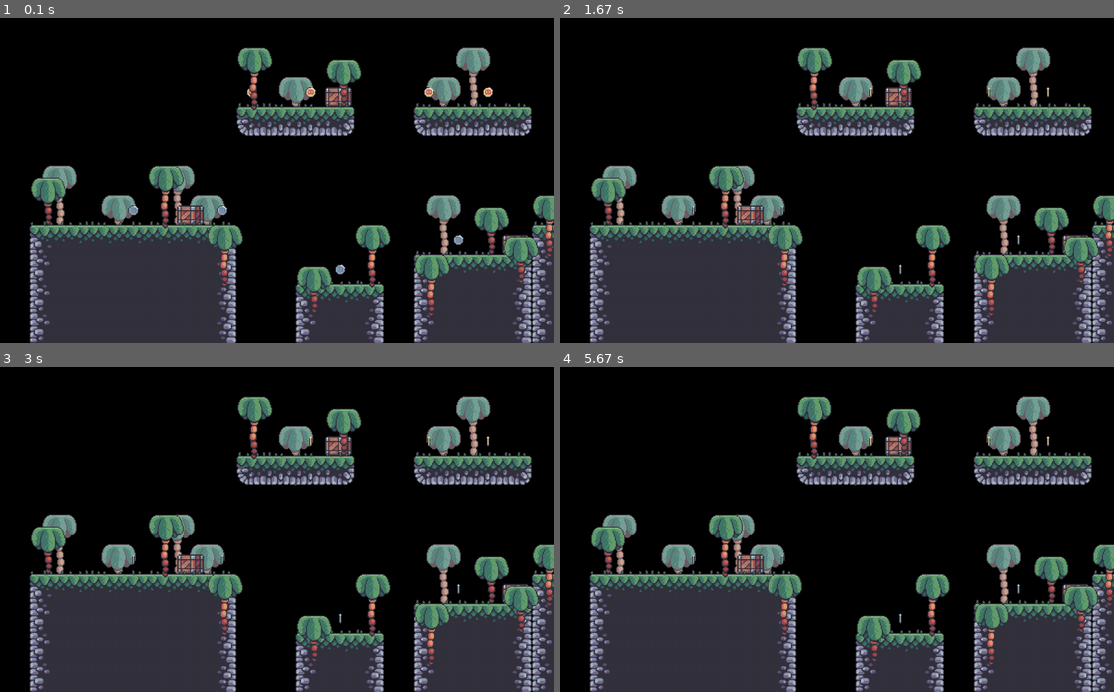
Above: before the commit, frames 1-4 (two rows, left to right).
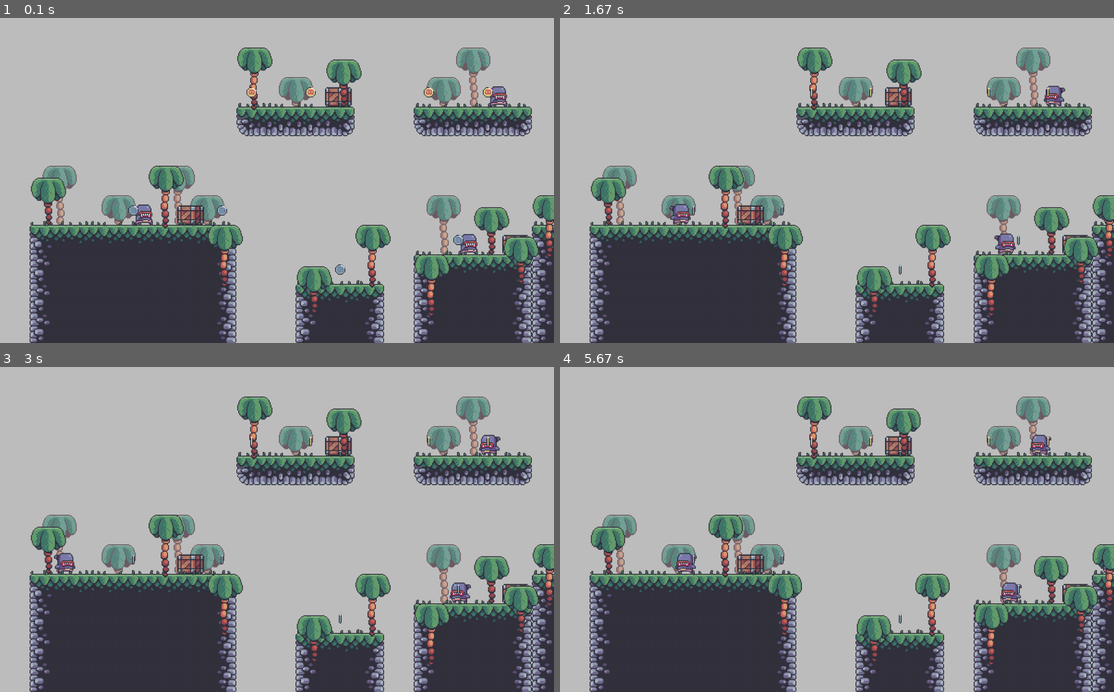
Above: after the commit, the same moments.

Repository: danieldemedziuk/pygame_mario
Game: pygame game, started from code/main.py
Two runs of this game, one before a commit and one after it. Both use one fixed random seed, a clock stepped at 60 frames per second and the inputs below.
Inputs:
- Up to frame 1 (0.1 s): no input
- Up to frame 2 (1.67 s): no input
- Up to frame 3 (3 s): no input
- Up to frame 4 (5.67 s): no input

The runs differ from the first frame. In frame 1, 65% of the frame differs, in the area x 0-100%, y 0-100%; in frame 2, 65%; in frame 3, 65%; in frame 4, 65%.

Commit message:
added enemies

Diff:
--- /dev/null
+++ b/code/enemy.py
@@ -0,0 +1,26 @@
+import pygame
+from tiles import AnimatedTile
+from random import randint
+
+
+class Enemy(AnimatedTile):
+    def __init__(self, size, x, y):
+        super().__init__(size, x, y, '../graphics/enemy/run')
+        self.rect.y += size - self.image.get_size()[1]
+        self.speed = randint(3, 5)
+
+    def move(self):
+        self.rect.x += self.speed
+
+    def reverse_image(self):
+        if self.speed > 0:
+            self.image = pygame.transform.flip(self.image, True, False)
+
+    def reverse(self):
+        self.speed *= -1
+
+    def update(self, shift):
+        self.rect.x += shift
+        self.animate()
+        self.move()
+        self.reverse_image()
--- a/code/game_data.py
+++ b/code/game_data.py
@@ -5,7 +5,7 @@
     'bg palms': '../levels/0/level_0._bg_palms.csv',
     'crates': '../levels/0/level_0._crates.csv',
     'enemies': '../levels/0/level_0._enemies.csv',
-    'constraints': '../levels/0/level_0._constraint.csv',
+    'constraints': '../levels/0/level_0._constraints.csv',
     'player': '../levels/0/level_0._player.csv',
     'grass': '../levels/0/level_0._grass.csv',
 }
--- a/code/level.py
+++ b/code/level.py
@@ -2,6 +2,7 @@
 from support import import_csv_layout, import_cut_graphics
 from settings import tile_size
 from tiles import Tile, StaticTile, Crate, Coin, Palm
+from enemy import Enemy
 
 
 class Level:
@@ -33,6 +34,14 @@
         # background palms
         bg_palm_layout = import_csv_layout(level_data['bg palms'])
         self.bg_palm_sprites = self.create_tile_group(bg_palm_layout, 'bg palms')
+
+        # enemy
+        enemy_layout = import_csv_layout(level_data['enemies'])
+        self.enemy_sprites = self.create_tile_group(enemy_layout, 'enemies')
+
+        # constraint
+        constraint_layout = import_csv_layout(level_data['constraints'])
+        self.constraint_sprites = self.create_tile_group(constraint_layout, 'constraints')
 
     def create_tile_group(self, layout, type):
         sprite_group = pygame.sprite.Group()
@@ -71,9 +80,20 @@
                     if type == 'bg palms':
                         sprite = Palm(tile_size, x, y, '../graphics/terrain/palm_bg', 64)
 
+                    if type == 'enemies':
+                        sprite = Enemy(tile_size, x, y)
+
+                    if type == 'constraints':
+                        sprite = Tile(tile_size, x, y)
+
                     sprite_group.add(sprite)
 
         return sprite_group
+
+    def enemy_collision_reverse(self):
+        for enemy in self.enemy_sprites.sprites():
+            if pygame.sprite.spritecollide(enemy, self.constraint_sprites, False):
+                enemy.reverse()
 
     def run(self):
         # run the entire game /level
@@ -86,6 +106,12 @@
         self.terrain_sprites.update(self.world_shift)
         self.terrain_sprites.draw(self.display_surface)
 
+        # enemy
+        self.enemy_sprites.update(self.world_shift)
+        self.constraint_sprites.update(self.world_shift)
+        self.enemy_collision_reverse()
+        self.enemy_sprites.draw(self.display_surface)
+
         # crate
         self.crate_sprites.update(self.world_shift)
         self.crate_sprites.draw(self.display_surface)
@@ -94,10 +120,6 @@
         self.grass_sprites.update(self.world_shift)
         self.grass_sprites.draw(self.display_surface)
 
-        # coins
-        self.coin_sprites.update(self.world_shift)
-        self.coin_sprites.draw(self.display_surface)
-
         # foreground palms
         self.fg_palm_sprites.update(self.world_shift)
         self.fg_palm_sprites.draw(self.display_surface)
@@ -105,3 +127,7 @@
         # foreground palms
         self.fg_palm_sprites.update(self.world_shift)
         self.fg_palm_sprites.draw(self.display_surface)
+
+        # coins
+        self.coin_sprites.update(self.world_shift)
+        self.coin_sprites.draw(self.display_surface)
--- a/code/main.py
+++ b/code/main.py
@@ -15,7 +15,7 @@
             pygame.quit()
             sys.exit()
 
-    screen.fill('black')
+    screen.fill('gray')
     level.run()
 
     pygame.display.update()
